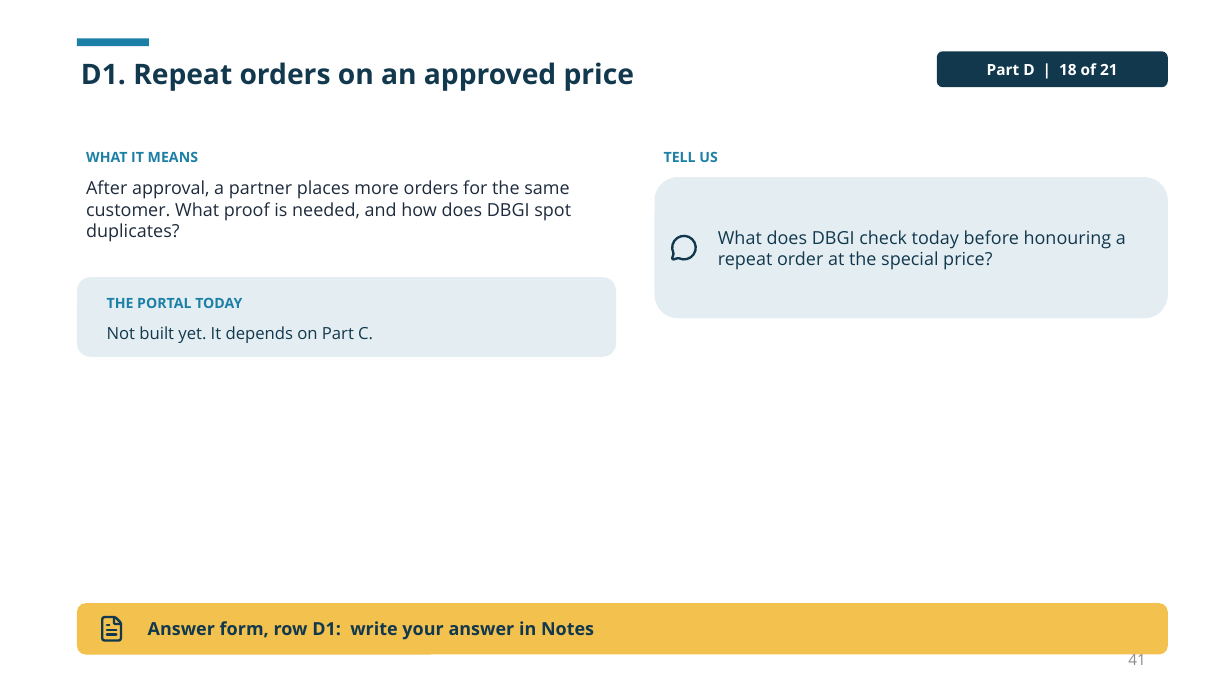
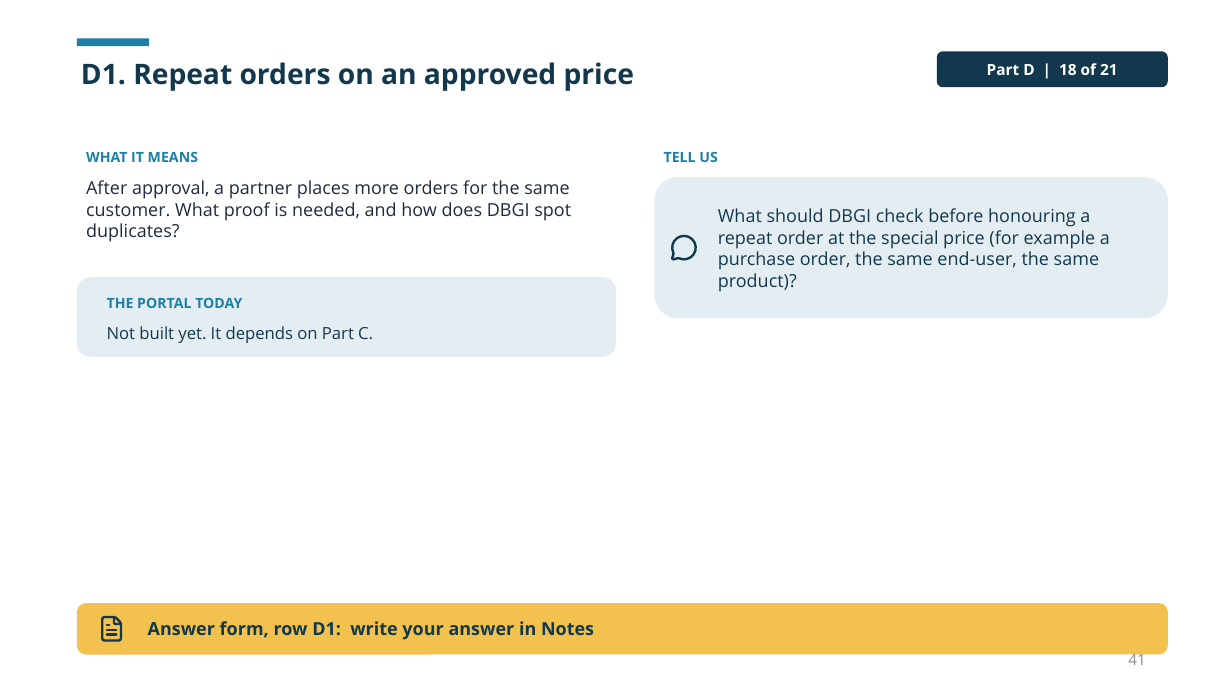
Before and after one commit to dbsuarez/dbgi-deal-registration-portal, a slide deck: slide 41 of docs/guides/Portal User Guide/Using the DBGI Portal.pptx. Drawn at 1232x693 pixels with LibreOffice and Linux fonts; fonts in the diff are those of the drawing. Boxes give left, top, right and bottom in pixels: in the first picture for what was removed or moved away, otherwise in the second. Text is boxed around its words. In the diff, an @@ line names an element or a change of style, - is before the commit and + after.

```diff
--- a/docs/guides/Portal User Guide/Using the DBGI Portal.pptx
+++ b/docs/guides/Portal User Guide/Using the DBGI Portal.pptx
@@ text in rounded rectangle at box(718, 208, 1110, 292): text changed @@
-What does DBGI check today before honouring a repeat order at the special price?
+What should DBGI check before honouring a repeat order at the special price (for example a purchase order, the same end-user, the same product)?
```
Also in this commit, not shown: 2 other slides changed, 1 slide added, 1 slide removed, 7 other files.
